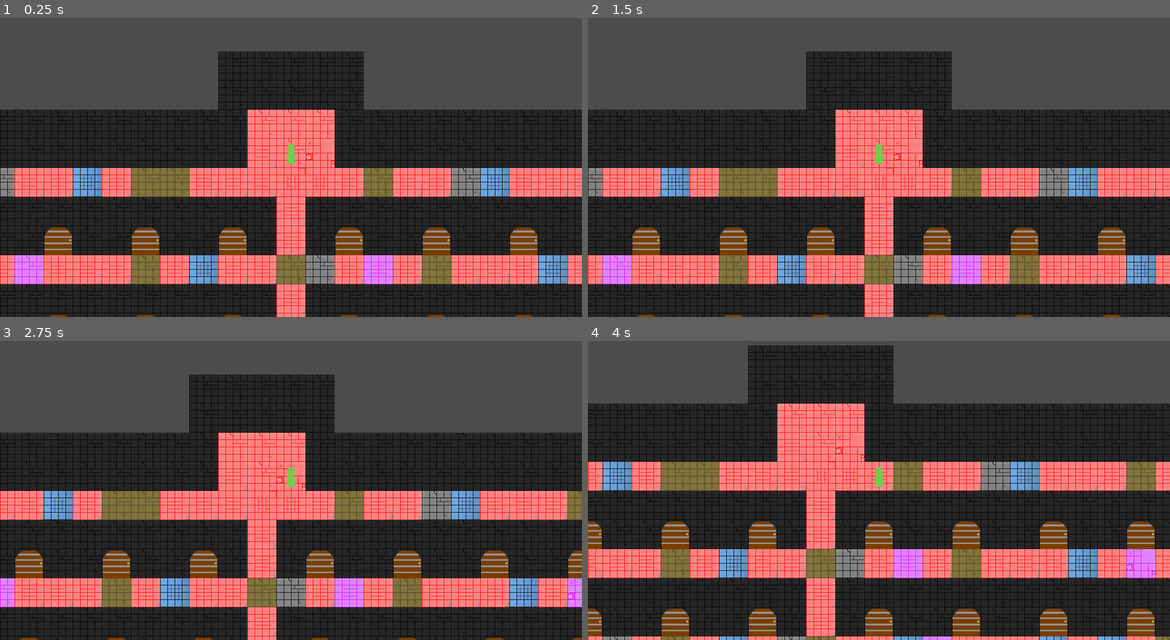
Above: before the commit, frames 1-4 (two rows, left to right).
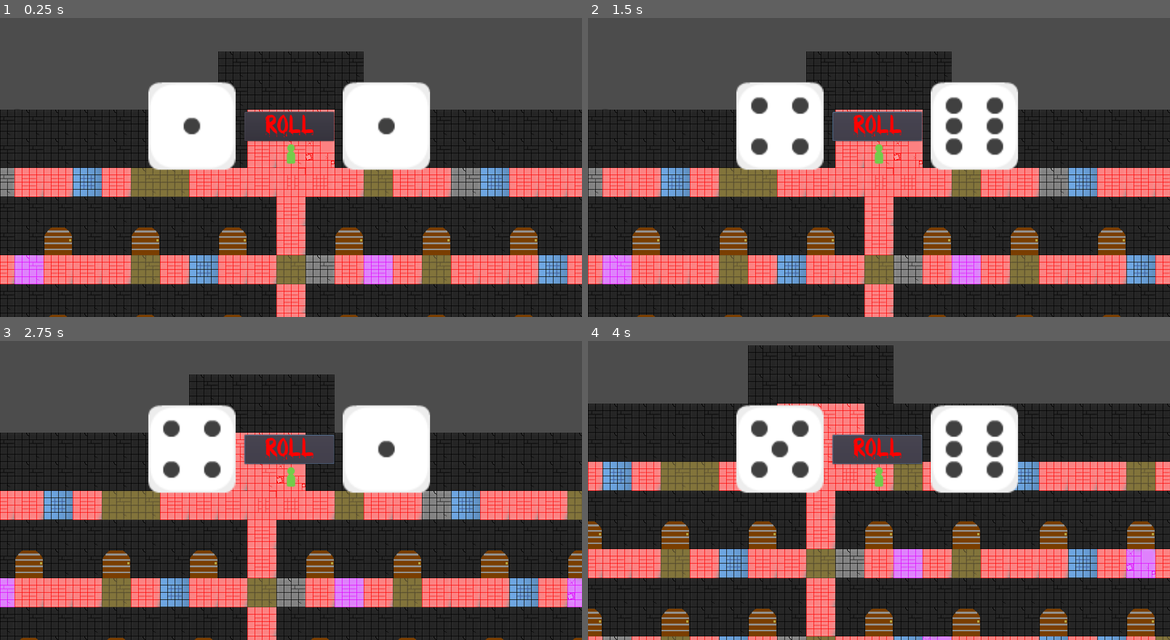
Above: after the commit, the same moments.

Repository: 44351-w22/protech-adaptation-game-sounds-good-studios
Game: Godot game, scene res://World.tscn
Two runs of this game, one before a commit and one after it. Both use one fixed random seed, a clock stepped at 60 frames per second and the inputs below.
Inputs (mouse positions are in pixels of both pictures, inside the frame that each line leads up to; where the layout moved, square brackets give the same spot in the first picture):
- Up to frame 1 (0.25 s): no input
- Up to frame 2 (1.5 s): click (605, 113) at 0.52 s; click (879, 125) [605, 113] at 1.25 s
- Up to frame 3 (2.75 s): hold Right (ui_right) from 2.03 s (still down)
- Up to frame 4 (4 s): tap Enter at 2.75 s; release Right (ui_right) at 2.78 s; hold Down (ui_down) 2.78-3.53 s; hold Right (ui_right) from 3.53 s (still down)

The runs differ from the first frame. In frame 1, 10% of the frame differs, in the area x 25-74%, y 21-51%; in frame 2, 9.9%; in frame 3, 10%; in frame 4, 10%.

Commit message:
update world

Diff:
--- a/World.gd
+++ b/World.gd
@@ -28,6 +28,3 @@
 		print("red")
 	elif tile == "Yellow Brick Floor.png 4":
 		print("yellow")
-
-func playerTurn():
-	dice.visible = true
--- a/World.tscn
+++ b/World.tscn
@@ -37,6 +37,5 @@
 [node name="CanvasLayer" type="CanvasLayer" parent="."]
 
 [node name="Dice_Roller" parent="CanvasLayer" instance=ExtResource( 5 )]
-visible = false
 
 [connection signal="Collision" from="Player1" to="." method="_on_Player1_Collision"]
